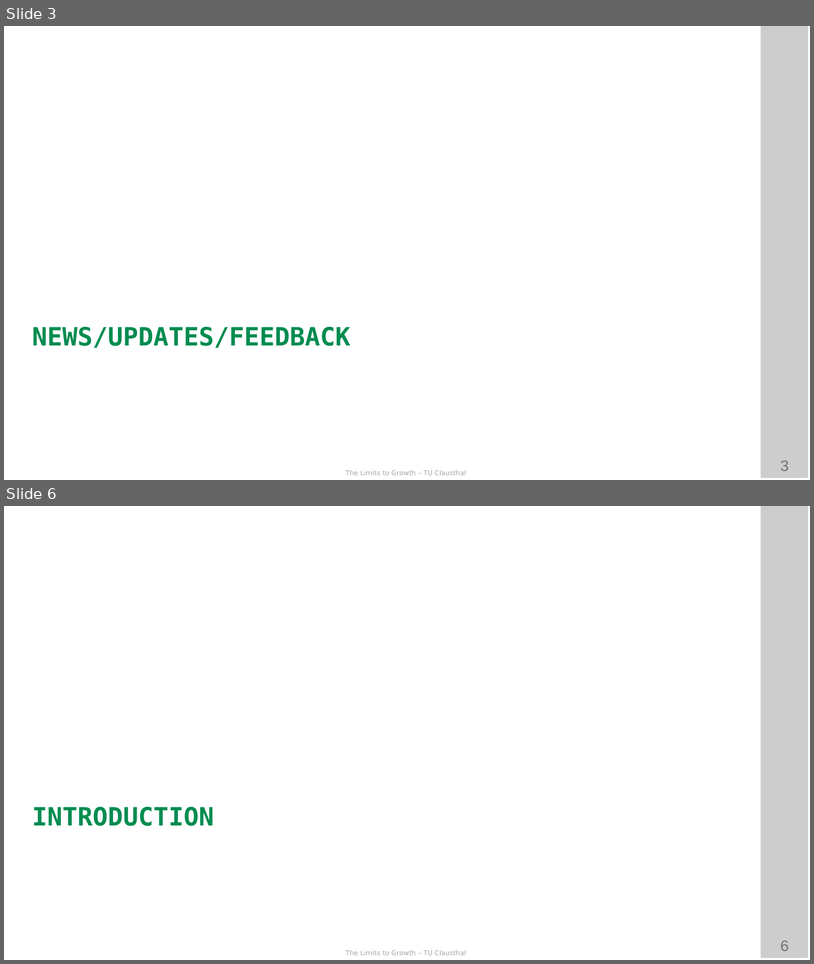
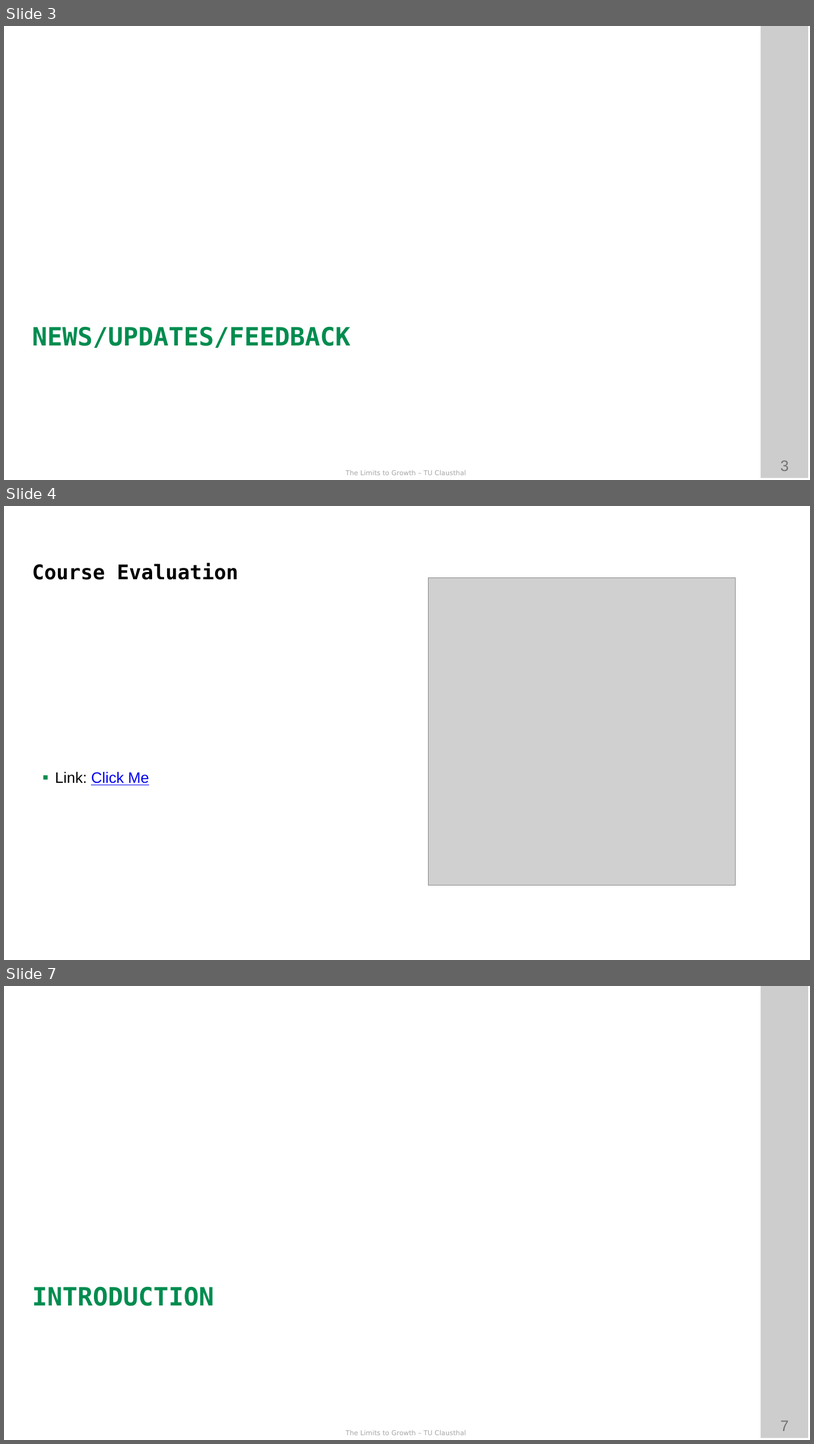
Before and after one commit to ETCE-LAB/teaching-material, a slide deck: The-Limits-to-Growth/LTG-L10-Beyond-the-Circular-Economy--Part-1.pptx. Shown one above the other, each under a label of ours: slides 3 and 6 before the commit, slides 3, 4 and 7 after it; the slides between them are not shown. The pictures are 814x964 and 814x1444 pixels, drawn with LibreOffice and Linux fonts; fonts in the diff are those of the drawing; grey boxes stand for pictures; background and template pictures are left out. Boxes give left, top, right and bottom in pixels: in the first picture for what was removed or moved away, otherwise in the second. Text is boxed around its words. In the diff, an @@ line names an element or a change of style, - is before the commit and + after.

```diff
--- a/The-Limits-to-Growth/LTG-L10-Beyond-the-Circular-Economy--Part-1.pptx
+++ b/The-Limits-to-Growth/LTG-L10-Beyond-the-Circular-Economy--Part-1.pptx
@@ slide 4 added at [4, 506, 810, 960], background #FFFFFF @@
@@ text added at [32, 563, 238, 580], 24 pt, text #000000, bold @@
+Course Evaluation
@@ picture added at [429, 577, 737, 885] @@
@@ rectangle added at [36, 600, 406, 933], outline #FFFFFF 0 pt, 18 pt, text #0000EE, underline @@
+▪ Link: Click Me
@@ what was slide 6 is now slide 7 @@
@@ page number at [781, 1420, 789, 1431]: text changed @@
-6
+7
```
Also in this commit, not shown: 2 slides changed, 1 other file.
